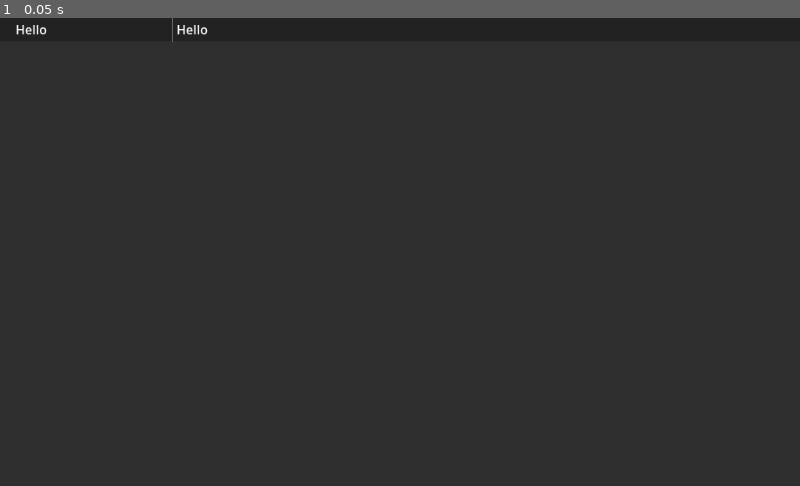
Above: before the commit, frame 1.
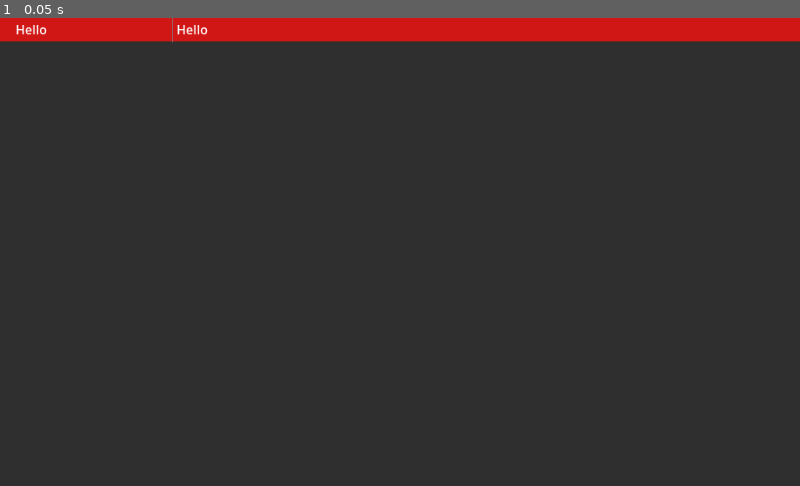
Above: after the commit, the same moment.

Repository: popcar2/CleanDoom
Game: Godot game, scene res://Scenes/MainScene/mod_panel.tscn
The game is run twice, just before and just after one commit, with the same random seed, the same clock (stepped at 60 frames per second) and the same inputs. This scene is started directly instead of the project's main scene.
Inputs:
- Up to frame 1 (0.05 s): no input

The runs differ from the first frame. In frame 1, 5.1% of the frame differs, in the area x 0-100%, y 0-6%.
Error after the commit: Invalid assignment of property or key 'visible' with value of type 'bool' on a base object of type 'null instance'. (res://Scenes/Autoloads/GlobalConfig/global…

Commit message:
Add saving/loading, launching multiple mods

Diff:
--- a/Scenes/Autoloads/GlobalConfig/global_config.gd
+++ b/Scenes/Autoloads/GlobalConfig/global_config.gd
@@ -11,3 +11,11 @@
 		Engine.max_fps = 60
 	else:
 		Engine.max_fps = round(refresh_rate)
+
+	var main_scene: MainScene = $"/root/MainScene"
+	if !DirAccess.dir_exists_absolute("user://Profiles/"):
+		DirAccess.make_dir_absolute("user://Profiles/")
+		main_scene.visible = false
+		main_scene.add_sibling.call_deferred(load("res://Scenes/Intro/Intro.tscn").instantiate())
+	else:
+		main_scene.load_profile()
--- a/Scenes/MainScene/AddModButton.gd
+++ b/Scenes/MainScene/AddModButton.gd
@@ -5,9 +5,12 @@
 func _on_pressed() -> void:
 	$FileDialog.visible = true
 
-func _on_file_dialog_files_selected(paths: PackedStringArray) -> void:
+func _on_files_selected(paths: PackedStringArray, flash: bool = true) -> void:
 	for path: String in paths:
-		var mod_panel: Panel = mod_panel_scene.instantiate()
+		if is_duplicate_file(path):
+			continue
+
+		var mod_panel: ModPanel = mod_panel_scene.instantiate()
 		mod_panel.get_node("%ModPathText").text = path
 
 		var file_name: String
@@ -19,3 +22,13 @@
 		mod_panel.get_node("%ModTitleText").text = file_name
 
 		%ModsVBoxContainer.add_child(mod_panel)
+		if flash:
+			mod_panel.flash_panel()
+
+func is_duplicate_file(path: String) -> bool:
+	for panel: ModPanel in %ModsVBoxContainer.get_children():
+		if panel.get_node("%ModPathText").text == path:
+			panel.flash_panel()
+			return true
+
+	return false
--- a/Scenes/MainScene/main_scene.gd
+++ b/Scenes/MainScene/main_scene.gd
@@ -1,9 +1,5 @@
 extends Control
-
-func _ready() -> void:
-	if GlobalConfig.default_exe.is_empty():
-		visible = false
-		add_sibling.call_deferred(load("res://Scenes/Intro/Intro.tscn").instantiate())
+class_name MainScene
 
 func _on_start_button_pressed() -> void:
 	start_game()
@@ -12,4 +8,52 @@
 	%StartButton.text = "Start Game"
 
 func start_game() -> void:
-	OS.create_process(GlobalConfig.default_exe, ["-file %s" % GlobalConfig.default_iwad])
+	var argument_strings: Array[String] = ["-iwad %s" % GlobalConfig.default_iwad]
+	if %ModsVBoxContainer.get_children().size() > 0:
+		argument_strings.append("-file")
+		for mod_panel: Panel in %ModsVBoxContainer.get_children():
+			argument_strings.append("%s" % mod_panel.get_node("%ModPathText").text)
+
+	save_profile()
+	OS.create_process(GlobalConfig.default_exe, argument_strings)
+
+func save_profile() -> void:
+	var wad_paths: Array[String] = []
+
+	for mod_panel in %ModsVBoxContainer.get_children():
+		wad_paths.append(mod_panel.get_node("%ModPathText").text)
+
+	var data: Dictionary = {
+		"default_exe": GlobalConfig.default_exe,
+		"default_iwad": GlobalConfig.default_iwad,
+		"wad_paths": wad_paths
+	}
+
+	var save_string: String = JSON.stringify(data)
+	var file_access := FileAccess.open("user://Profiles/Default.json", FileAccess.WRITE)
+	if not file_access:
+		printerr("Failed to save file: ", FileAccess.get_open_error())
+		return
+
+	file_access.store_line(save_string)
+	file_access.close()
+
+func load_profile(profile_name: String = "Default") -> void:
+	var save_path: String = "user://Profiles/%s.json" % profile_name
+	if not FileAccess.file_exists(save_path):
+		return
+
+	var file_access: FileAccess = FileAccess.open(save_path, FileAccess.READ)
+	var save_string: String = file_access.get_line()
+	file_access.close()
+
+	var json: JSON= JSON.new()
+	var err: Error = json.parse(save_string)
+	if err:
+		print("JSON Parse Error: ", json.get_error_message(), " in ", save_string, " at line ", json.get_error_line())
+		return
+
+	var save_data: Dictionary = json.data
+	GlobalConfig.default_exe = save_data.default_exe
+	GlobalConfig.default_iwad = save_data.default_iwad
+	%AddModButton._on_files_selected(save_data.wad_paths as PackedStringArray, false)
--- a/Scenes/MainScene/main_scene.tscn
+++ b/Scenes/MainScene/main_scene.tscn
@@ -31,23 +31,14 @@
 [sub_resource type="StyleBoxFlat" id="StyleBoxFlat_wjdc5"]
 bg_color = Color(1.34766e-06, 0.281037, 0.386997, 1)
 corner_radius_top_left = 20
-corner_radius_top_right = 20
-corner_radius_bottom_right = 20
-corner_radius_bottom_left = 20
 
 [sub_resource type="StyleBoxFlat" id="StyleBoxFlat_b32ow"]
 bg_color = Color(7.60466e-06, 0.559653, 0.753467, 1)
 corner_radius_top_left = 20
-corner_radius_top_right = 20
-corner_radius_bottom_right = 20
-corner_radius_bottom_left = 20
 
 [sub_resource type="StyleBoxFlat" id="StyleBoxFlat_t2ae6"]
 bg_color = Color(1.58831e-06, 0.372635, 0.507479, 1)
 corner_radius_top_left = 20
-corner_radius_top_right = 20
-corner_radius_bottom_right = 20
-corner_radius_bottom_left = 20
 
 [sub_resource type="StyleBoxFlat" id="StyleBoxFlat_j1gfv"]
 bg_color = Color(0, 0.454902, 0.615686, 1)
@@ -64,6 +55,7 @@
 script = ExtResource("2_7s6wy")
 
 [node name="AddModButton" type="Button" parent="."]
+unique_name_in_owner = true
 layout_mode = 1
 anchors_preset = 3
 anchor_left = 1.0
@@ -121,7 +113,7 @@
 layout_mode = 2
 size_flags_horizontal = 3
 size_flags_vertical = 3
-theme_override_constants/separation = 0
+theme_override_constants/separation = 2
 
 [node name="StartButton" type="Button" parent="."]
 unique_name_in_owner = true
@@ -146,5 +138,5 @@
 text = "Start Game"
 
 [connection signal="pressed" from="AddModButton" to="AddModButton" method="_on_pressed"]
-[connection signal="files_selected" from="AddModButton/FileDialog" to="AddModButton" method="_on_file_dialog_files_selected"]
+[connection signal="files_selected" from="AddModButton/FileDialog" to="AddModButton" method="_on_files_selected"]
 [connection signal="pressed" from="StartButton" to="." method="_on_start_button_pressed"]
--- /dev/null
+++ b/Scenes/MainScene/mod_panel.gd
@@ -0,0 +1,9 @@
+extends Panel
+class_name ModPanel
+
+func flash_panel():
+	var tween: Tween = create_tween()
+	tween.set_trans(Tween.TRANS_SINE)
+
+	var current_color: Color = self_modulate
+	tween.tween_property(self, "self_modulate", current_color, 0.75).from(Color("ffff00"))
--- a/Scenes/MainScene/mod_panel.tscn
+++ b/Scenes/MainScene/mod_panel.tscn
@@ -1,12 +1,20 @@
-[gd_scene format=3 uid="uid://clnuxvf3lyana"]
+[gd_scene load_steps=3 format=3 uid="uid://clnuxvf3lyana"]
+
+[ext_resource type="Script" path="res://Scenes/MainScene/mod_panel.gd" id="1_rxirq"]
+
+[sub_resource type="StyleBoxFlat" id="StyleBoxFlat_o12b3"]
+bg_color = Color(1, 1, 1, 1)
 
 [node name="ModPanel" type="Panel"]
 auto_translate_mode = 1
+self_modulate = Color(0.819608, 0.0862745, 0.0862745, 1)
 custom_minimum_size = Vector2(0, 30)
 anchors_preset = 10
 anchor_right = 1.0
 grow_horizontal = 2
 size_flags_vertical = 0
+theme_override_styles/panel = SubResource("StyleBoxFlat_o12b3")
+script = ExtResource("1_rxirq")
 
 [node name="MarginContainer" type="MarginContainer" parent="."]
 layout_mode = 1
--- a/project.godot
+++ b/project.godot
@@ -10,7 +10,7 @@
 
 [application]
 
-config/name="GoDoom Mod Launcher"
+config/name="CleanDoom Mod Launcher"
 run/main_scene="res://Scenes/MainScene/main_scene.tscn"
 config/features=PackedStringArray("4.3", "GL Compatibility")
 run/low_processor_mode=true
